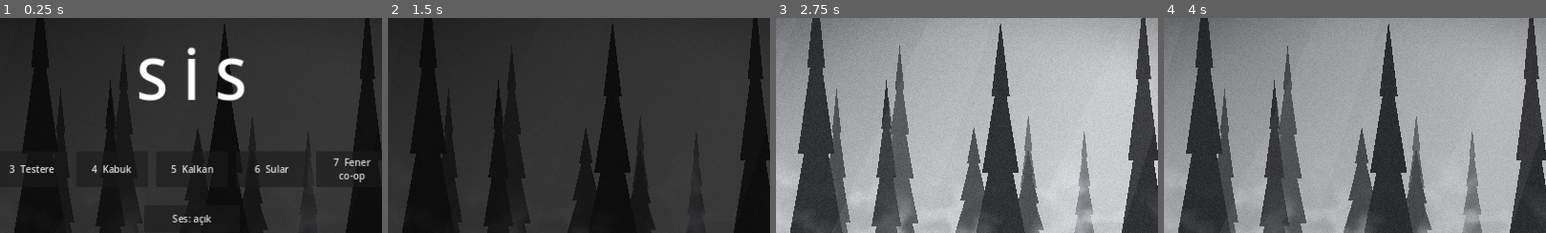
Above: before the commit, frames 1-4 (left to right).
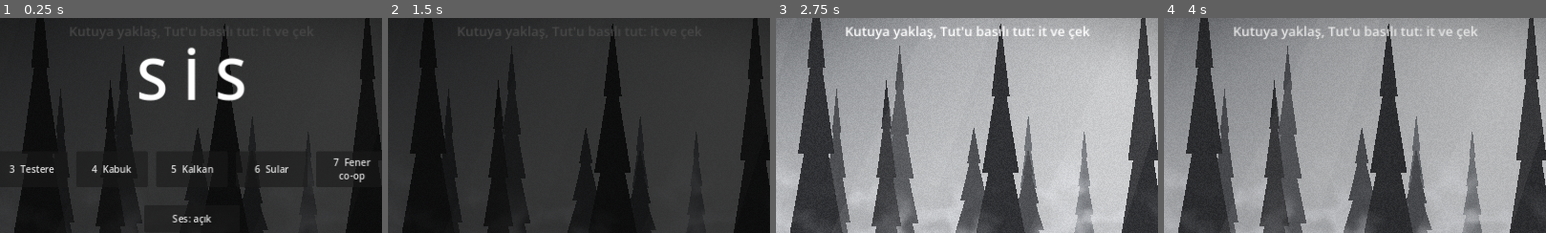
Above: after the commit, the same moments.

Repository: pgd4yhc9bk-a11y/hedefsay-
Game: Godot game, scene res://main.tscn
Two runs of this game, one before a commit and one after it. Both use one fixed random seed, a clock stepped at 60 frames per second and the inputs below.
Inputs (mouse positions are % of the whole screen's width and height, from its top left):
- Up to frame 1 (0.25 s): no input
- Up to frame 2 (1.5 s): move the mouse to (72, 45) at 0.52 s; hold Right (p1_right) 0.53-1.25 s; hold Shift (grab) 0.53-1.25 s; click (72, 45) at 0.67 s; tap Up (jump) at 0.77 s; click "1 Sis" at 1.25 s
- Up to frame 3 (2.75 s): drag from (30, 55) to (70, 50) at 2.02 s
- Up to frame 4 (4 s): tap Enter at 2.75 s; move the mouse to (60, 28) at 2.77 s; hold Left (left) 2.78-3.5 s; hold Q (mask) 2.78-3.5 s; tap Shift (grab) at 3.05 s; drag from (45, 70) to (20, 35) at 3.52 s
The pictures show only the part of the screen within x 25-75%, y 16-66%; the shares and areas given below are measured in that part.

The runs differ from the first frame. In frame 1, 0.1% of the frame differs, in the area x 18-59%, y 4-10%; in frame 2, 0.1%; in frame 3, 1.3%, in the area x 18-83%, y 3-10%; in frame 4, 1.2%.

Commit message:
Godot: kutu yalnızca Tut basılıyken itilir/çekilir; ipuçları ve test
Co-Authored-By: Claude Sonnet 5.5 <noreply@anthropic.com>
Claude-Session: https://claude.ai/code/session_018fPM2RtNHVRPiWAchGStGm

Diff:
--- a/oyun-fikirlerim/iki-kisilik-oyun/godot/scripts/levels.gd
+++ b/oyun-fikirlerim/iki-kisilik-oyun/godot/scripts/levels.gd
@@ -7,14 +7,14 @@
 	var gy := GY
 	return [
 		{
-			"name": "Sis", "w": 2700.0, "start": Vector2(60, gy - 54), "hint": "",
+			"name": "Sis", "w": 2700.0, "start": Vector2(60, gy - 54), "hint": "Kutuya yaklaş, Tut'u basılı tut: it ve çek",
 			"statics": [Rect2(0, gy, 800, 160), Rect2(870, gy, 630, 160), Rect2(1100, 500, 60, 60), Rect2(1500, 430, 400, 290), Rect2(1900, gy, 800, 160)],
 			"crates": [Vector2(1250, gy - 56)], "mask": {}, "plates": [], "doors": [],
 			"spikes": [Rect2(2000, gy - 24, 48, 24)], "saws": [], "darts": [], "water": [],
 			"checkpoints": [900.0, 1950.0], "exit": Rect2(2550, gy - 100, 70, 100),
 		},
 		{
-			"name": "Ağırlık", "w": 2500.0, "start": Vector2(60, gy - 54), "hint": "",
+			"name": "Ağırlık", "w": 2500.0, "start": Vector2(60, gy - 54), "hint": "Kutuyu düğmenin üstüne it: Tut basılıyken yürü",
 			"statics": [Rect2(0, gy, 1500, 160), Rect2(1570, gy, 340, 160), Rect2(1910, 430, 590, 290)],
 			"crates": [Vector2(300, gy - 56), Vector2(1700, gy - 56)], "mask": {},
 			"plates": [{"rect": Rect2(700, gy - 8, 90, 8), "door": 0, "heavy": false}], "doors": [Rect2(1000, 300, 30, 260)],
--- a/oyun-fikirlerim/iki-kisilik-oyun/godot/scripts/main.gd
+++ b/oyun-fikirlerim/iki-kisilik-oyun/godot/scripts/main.gd
@@ -369,6 +369,8 @@
 			print("L1 çukur sonrası x=", player.global_position.x, " dead=", player.dead)
 			_hold("right", false)
 			await _shot("res://../test_l1.png")
+		"push":
+			await _t_push()
 		"touch":
 			await _t_touch()
 		"touch2":
@@ -413,10 +415,12 @@
 	load_level(1)
 	await _wait(0.3)
 	_hold("right", true)
+	_hold("grab", true)
 	await _until(func() -> bool: return level.crates[0].global_position.x >= 700.0)
 	await _wait(0.6)
 	print("L2 kapı açıklığı=", level.doors[0]["open"], " kutu x=", level.crates[0].global_position.x)
 	_hold("right", false)
+	_hold("grab", false)
 	await _shot("res://../test_l2.png")
 
 func _t_l4() -> void:
@@ -781,3 +785,19 @@
 	print("TOUCH3 kutu itildi mi: kutu x=", crate.global_position.x, " oyuncu x=", player.global_position.x)
 	_ev_touch(1, false, Vector2(900, 500))
 	_ev_touch(0, false, Vector2(470, 400))
+
+func _t_push() -> void:
+	load_level(1)
+	await _wait(0.4)
+	var c := level.crates[0]
+	var cx0 := c.global_position.x
+	# tut basılı DEĞİLken kutuya yürü: kutu kıpırdamamalı
+	_hold("right", true)
+	await _wait(2.5)
+	print("PUSH tutsuz: kutu x ", cx0, " -> ", c.global_position.x, " oyuncu x=", player.global_position.x)
+	# tut basılıyken it: kutu hareket etmeli
+	_hold("grab", true)
+	await _wait(1.2)
+	print("PUSH tutlu: kutu x=", c.global_position.x, " oyuncu x=", player.global_position.x)
+	_hold("right", false)
+	_hold("grab", false)
--- a/oyun-fikirlerim/iki-kisilik-oyun/godot/scripts/player.gd
+++ b/oyun-fikirlerim/iki-kisilik-oyun/godot/scripts/player.gd
@@ -107,18 +107,13 @@
 	if not j and velocity.y < -200.0:
 		velocity.y *= 0.55
 	velocity.y = minf(950.0, velocity.y + _gravity * delta)
-	if grab and not adj.is_empty():   # çekme: kutu, oyuncuyla aynı adımda aynı hızla uzaklaşır
+	if grab and not adj.is_empty():   # kutu yalnızca "tut" basılıyken oyuncuyla aynı adımda aynı hızla itilir/çekilir
+		var toward: bool = (adj["side"] > 0 and velocity.x > 1.0) or (adj["side"] < 0 and velocity.x < -1.0)
 		var away: bool = (adj["side"] > 0 and velocity.x < -1.0) or (adj["side"] < 0 and velocity.x > 1.0)
-		if away:
+		if toward or away:
 			(adj["b"] as PushBody).push(velocity.x)
 	var pre := velocity
 	move_and_slide()
-	# kasa itme / çekme
-	for i in get_slide_collision_count():
-		var c := get_slide_collision(i)
-		var col := c.get_collider() as PushBody
-		if col != null and absf(c.get_normal().x) > 0.7 and col.active and signf(pre.x) == -signf(c.get_normal().x) and absf(pre.x) > 1.0:
-			col.push(-c.get_normal().x * minf(absf(pre.x), 100.0))
 	if grab and not adj.is_empty():
 		var moving_away: bool = (adj["side"] > 0 and velocity.x < -1.0) or (adj["side"] < 0 and velocity.x > 1.0)
 		if moving_away:
